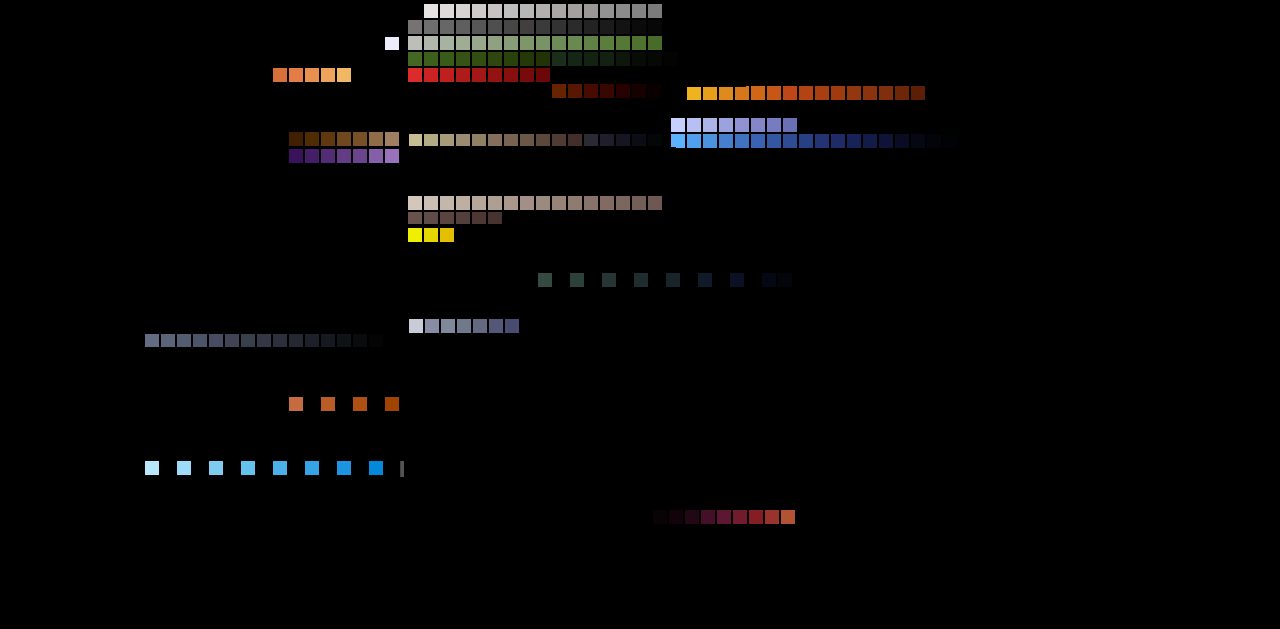
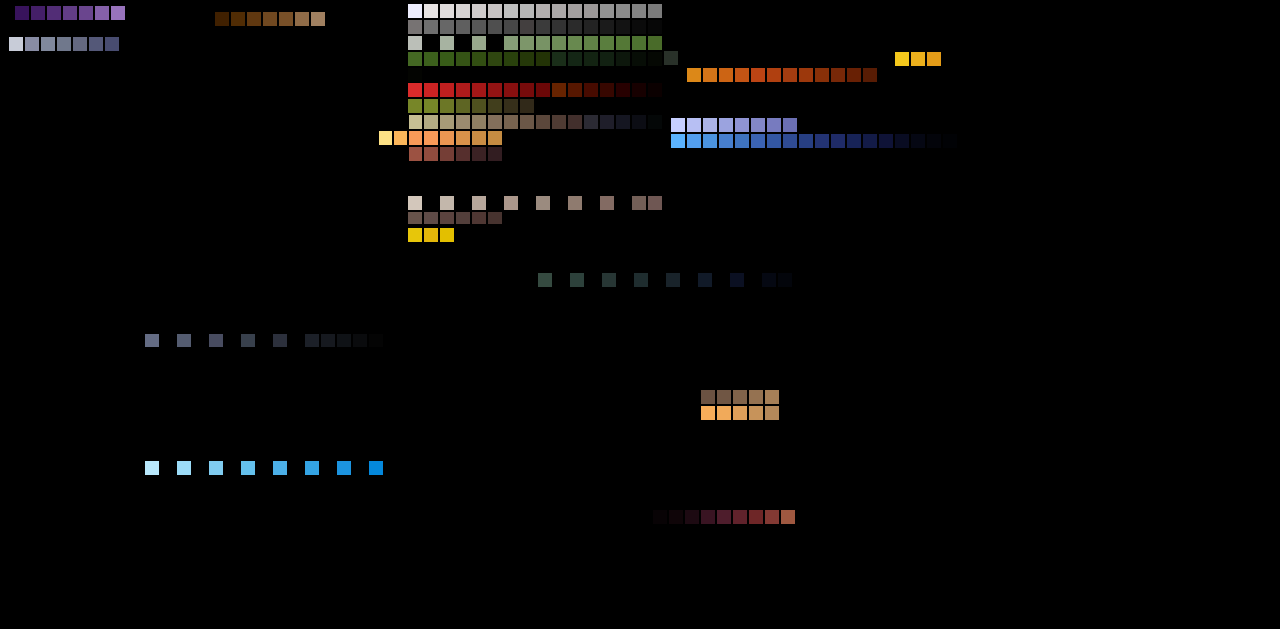
Two versions of the same layered image (1280×629). Layer-by-layer changes:
added layer "Layer 29" (50%) above "Layer 27" over 409, 147, 502, 161
added layer "Layer 26" above "Layer 25" over 664, 51, 678, 65
added layer "Layer 25" (40%) above "Layer 24" over 408, 228, 438, 242
added layer "Layer 24" above "Layer 23" over 408, 228, 438, 242
added layer "Layer 23" (multiply) above "Layer 20" over 363, 131, 407, 146
added layer "Layer 20" above "Layer 22" over 687, 52, 941, 82
added layer "Layer 22" above "Layer 21" over 161, 36, 779, 420
added layer "Layer 21" above "Layer 19" over 161, 4, 941, 419
added layer "Layer 19" above "Layer 18" over 408, 97, 560, 161
added layer "Layer 18" above "Layer 16" over 9, 4, 941, 524
added layer "Layer 16" above "Layer 13" over 9, 4, 941, 524
added layer "Layer 13" (color, 35%) above "Layer 12" over 395, 99, 585, 477
added layer "Layer 12" above "Layer 9 copy" over 456, 99, 534, 113
added layer "Layer 14" (color, 35%) above "Layer 3" over 669, 510, 795, 524
painted on "Layer 1" over 400, 461, 404, 477
